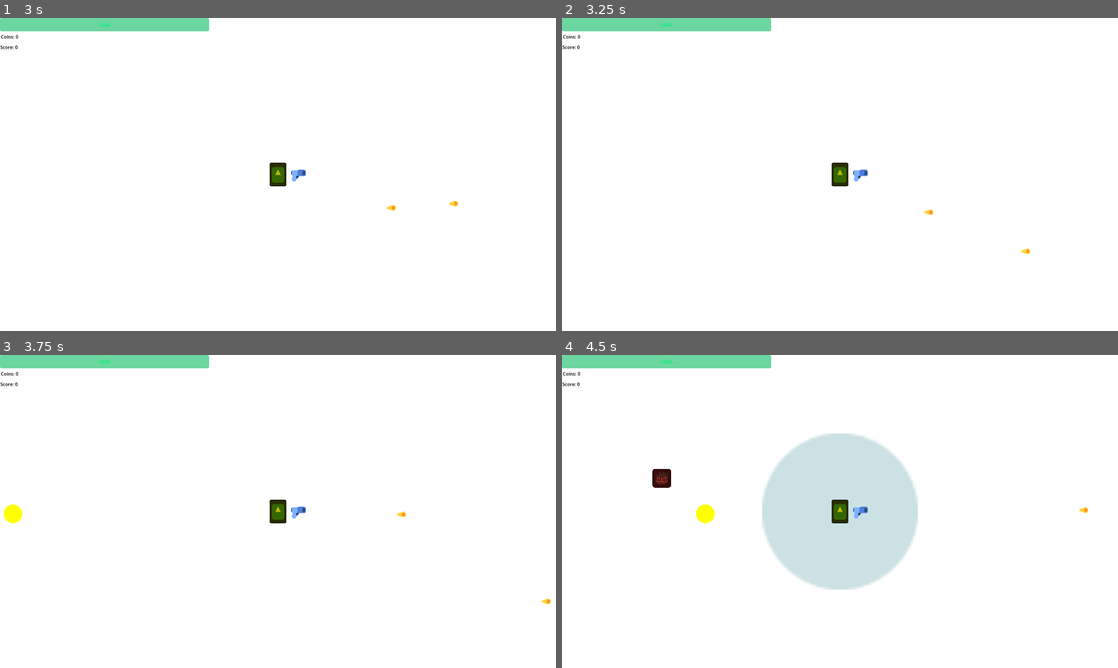
Above: before the commit, frames 1-4 (two rows, left to right).
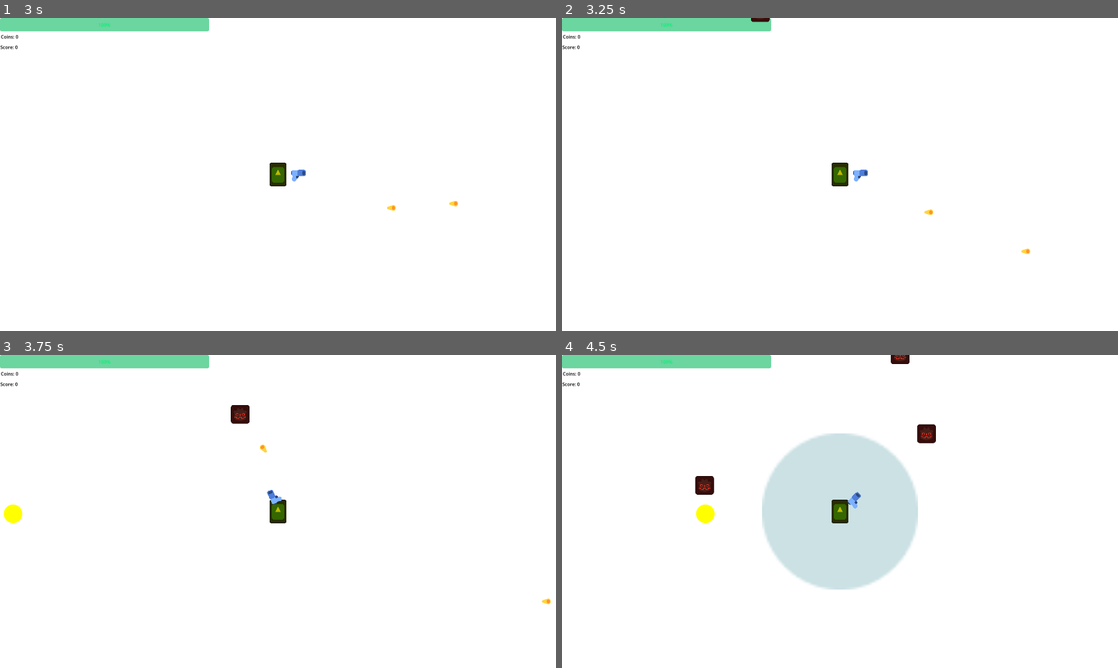
Above: after the commit, the same moments.

Repository: deutandev/survival-shooter
Game: Godot game, scene res://environment/map.tscn
Same seed, same stepped clock (60 frames per second), same inputs: the game is played once before the commit and once after it. The engine's default icon, where the game draws it, is replaced by a stand-in: a white triangle on a blue panel in a dark square.
Inputs:
- Up to frame 1 (3 s): tap Enter at 0.5 s; hold D (move_right) 0.53-1.28 s; tap E (interact) every 0.75 s from 0.6 to 2.85 s; hold S (move_down) 1.28-2.03 s; hold D (move_right) 2.03-2.78 s; hold W (move_up) from 2.78 s (still down)
- Up to frame 2 (3.25 s): keep holding W (move_up)
- Up to frame 3 (3.75 s): release W (move_up) at 3.53 s; hold A (move_left) from 3.53 s (still down); tap E (interact) at 3.6 s
- Up to frame 4 (4.5 s): keep holding A (move_left); tap E (interact) at 4.35 s

Frame 1 is identical in both runs. In frame 2, less than 0.1% of the frame differs, in the area x 34-38%, y 0-2%; in frame 3, 0.4%; in frame 4, 0.9%, in the area x 16-95%, y 0-53%.
Error before the commit: Parse Error: Variable "min_damage_taken" has the same name as a previously declared variable. (res://characters/enemies/mob/mob.gd:13)

Commit message:
refactor(mob): remove redundant min_damage_taken variable declaration

Diff:
--- a/characters/enemies/mob/mob.gd
+++ b/characters/enemies/mob/mob.gd
@@ -10,7 +10,6 @@
 @onready var player: CharacterBody2D
 @onready var coin_drop: CoinDropManager = %CoinDropManager
 
-var min_damage_taken: float = 1.0
 var current_health: int
 
 # Signal for object pooling
